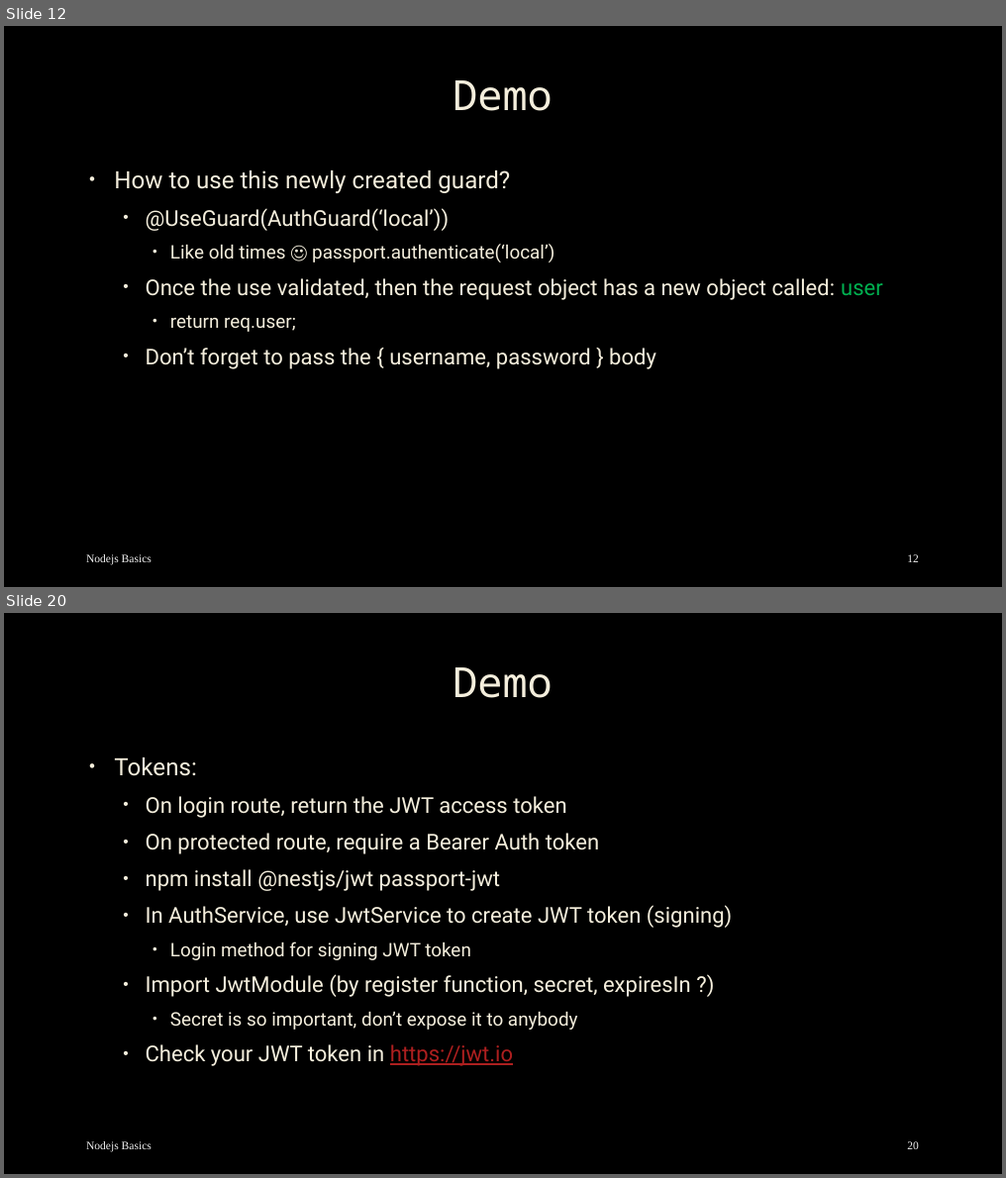
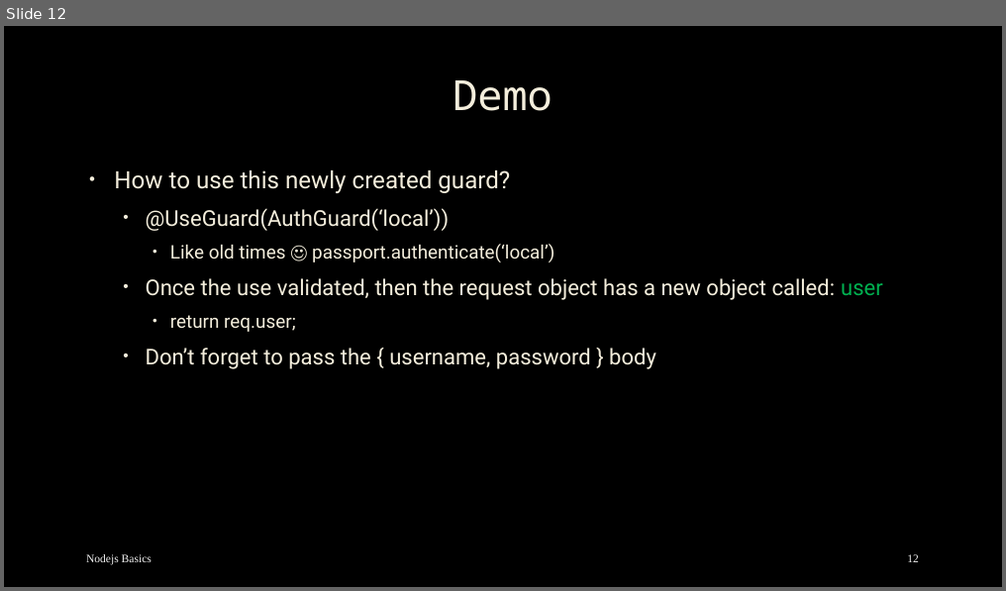
Before and after one commit to mostafa8026/nestjs-course, a slide deck: nestjs/nestjs-09.pptx. Shown one above the other, each under a label of ours: slides 12 and 20 before the commit, slide 12 after it; the slides between them are not shown. The pictures are 1006x1178 and 1006x591 pixels, drawn with LibreOffice and Linux fonts; fonts in the diff are those of the drawing; background and template pictures are left out. Boxes give left, top, right and bottom in pixels: in the first picture for what was removed or moved away, otherwise in the second. Text is boxed around its words. In the diff, an @@ line names an element or a change of style, - is before the commit and + after.

```diff
--- a/nestjs/nestjs-09.pptx
+++ b/nestjs/nestjs-09.pptx
@@ slide 20 removed at bbox=[4, 613, 1002, 1174], background picture (left out) @@
@@ title removed at bbox=[452, 667, 552, 698] @@
-Demo
@@ text removed at bbox=[114, 758, 732, 1066] @@
-• Tokens:
-  • On login route, return the JWT access token
-  • On protected route, require a Bearer Auth token
-  • npm install @nestjs/jwt passport-jwt
-  • In AuthService, use JwtService to create JWT token (signing)
-    • Login method for signing JWT token
-  • Import JwtModule (by register function, secret, expiresIn ?)
-    • Secret is so important, don’t expose it to anybody
-  • Check your JWT token in https://jwt.io
@@ text removed at bbox=[86, 1142, 152, 1153] @@
-Nodejs Basics
@@ page number removed at bbox=[907, 1142, 919, 1150] @@
-20
```
Also in this commit, not shown: 2 slides changed, 8 other slides removed, 18 other files.
